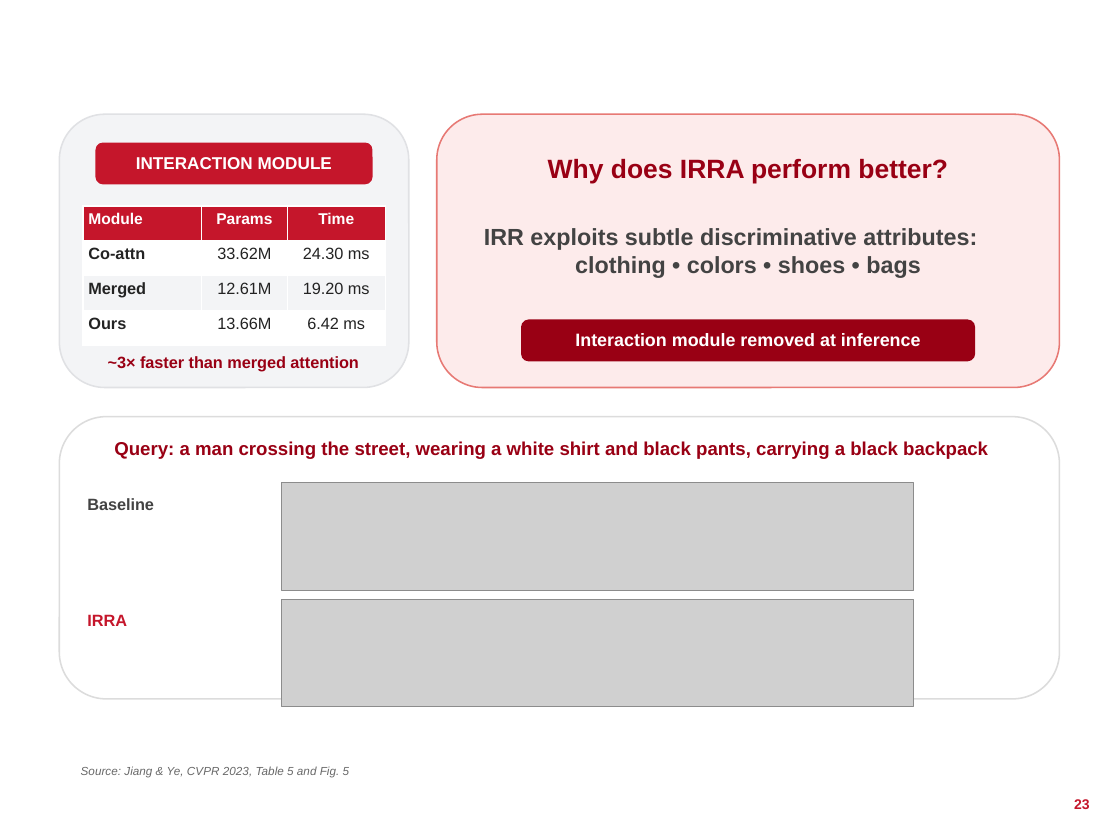
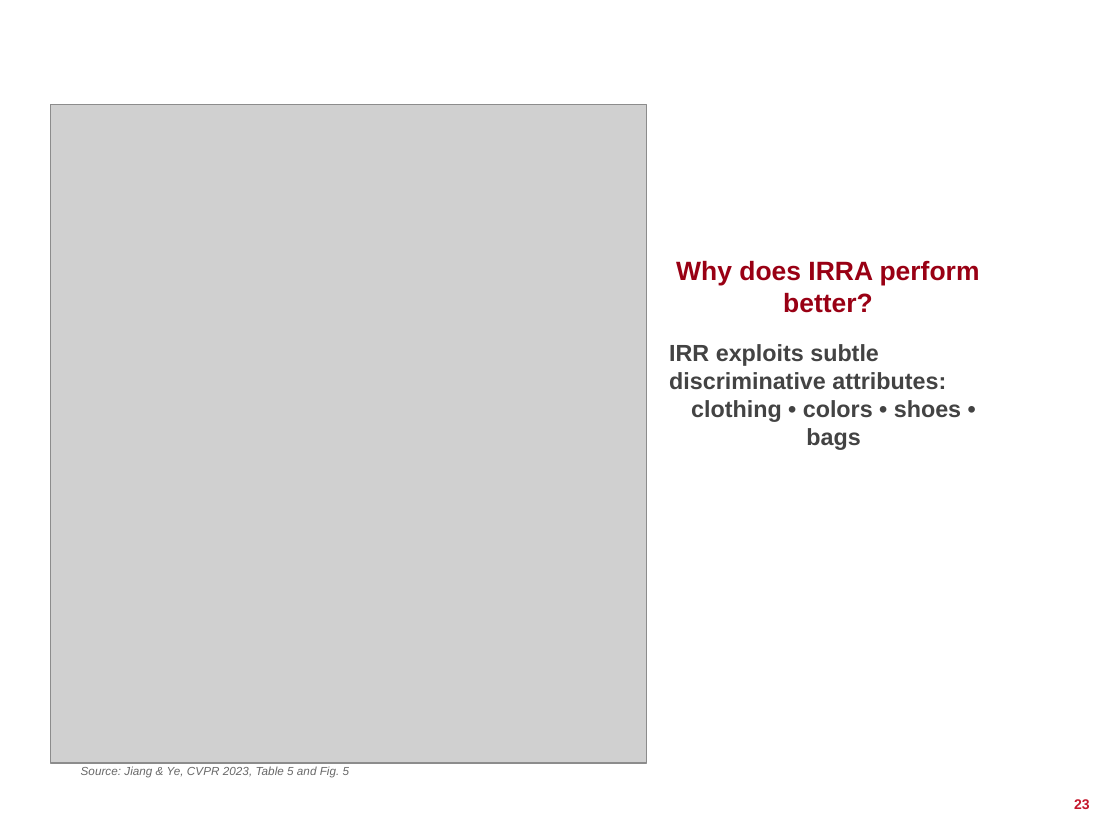
Before and after one commit to thanhtungdo2211/multimedia-database-report, a slide deck: slide 21 of slide/IRRA_multimedia_database.pptx (slide 22 before the commit). Drawn at 1120x840 pixels with LibreOffice and Linux fonts; fonts in the diff are those of the drawing; grey boxes stand for pictures; background and template pictures are left out. Boxes give left, top, right and bottom in pixels: in the first picture for what was removed or moved away, otherwise in the second. Text is boxed around its words. In the diff, an @@ line names an element or a change of style, - is before the commit and + after.

```diff
--- a/slide/IRRA_multimedia_database.pptx
+++ b/slide/IRRA_multimedia_database.pptx
@@ picture added at (50, 104, 646, 763) @@
@@ rounded rectangle removed at (59, 114, 409, 388) @@
@@ rounded rectangle removed at (437, 114, 1060, 388) @@
@@ rounded rectangle removed at (96, 143, 372, 184) @@
@@ text removed at (136, 157, 332, 169) @@
-INTERACTION MODULE
@@ table removed at (83, 206, 385, 345), 4 rows, 3 columns @@
-Module | Params | Time
-Co-attn | 33.62M | 24.30 ms
-Merged | 12.61M | 19.20 ms
-Ours | 13.66M | 6.42 ms
@@ text "Why does IRRA perform better?" rewrapped from (548, 158, 948, 184) to (676, 260, 980, 313) @@
@@ rounded rectangle removed at (522, 320, 974, 361) @@
@@ text removed at (108, 356, 358, 371) @@
-~3× faster than merged attention
@@ text removed at (575, 333, 921, 346) @@
-Interaction module removed at inference
@@ text "IRR exploits subtle discriminative attributes: ..." rewrapped from (484, 228, 977, 278) to (669, 344, 961, 450) @@
@@ rounded rectangle removed at (59, 417, 1060, 699) @@
@@ text removed at (114, 441, 988, 459) @@
-Query: a man crossing the street, wearing a white shirt and black pants, carrying a black backpack
@@ text removed at (87, 498, 154, 510) @@
-Baseline
@@ picture removed at (281, 483, 913, 590) @@
@@ picture removed at (281, 599, 913, 707) @@
@@ text removed at (87, 614, 127, 626) @@
-IRRA
```
Also in this commit, not shown: 6 other slides changed, 4 slides removed, 2 other files.
